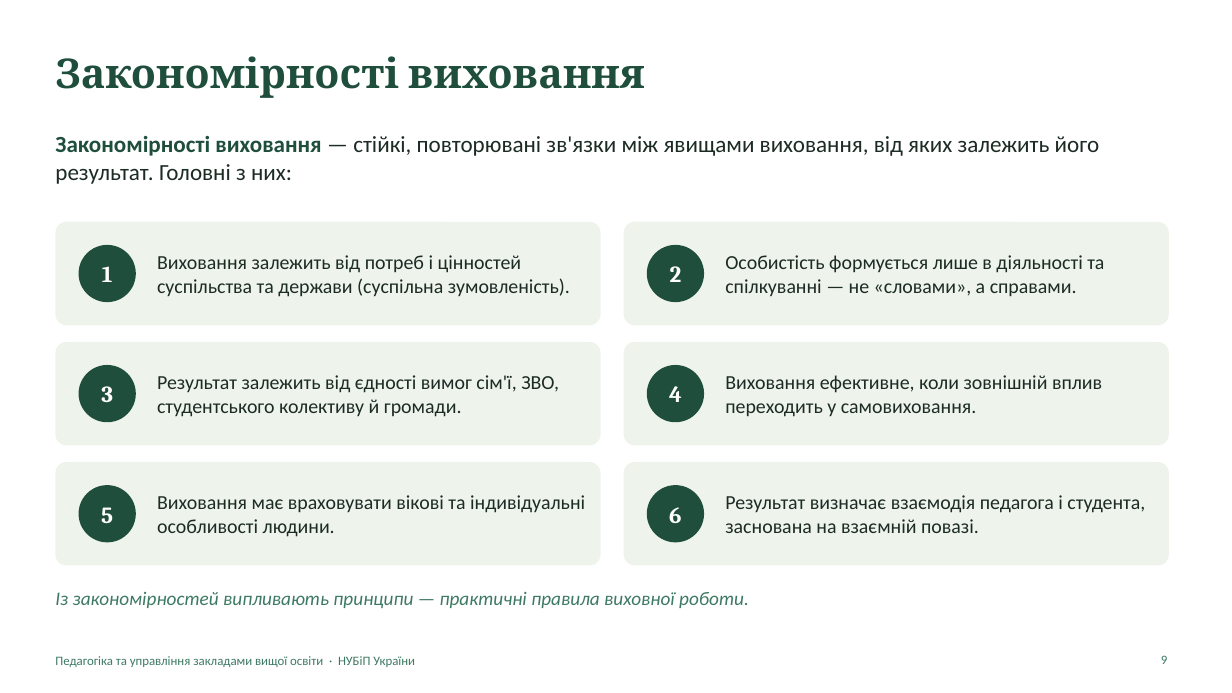
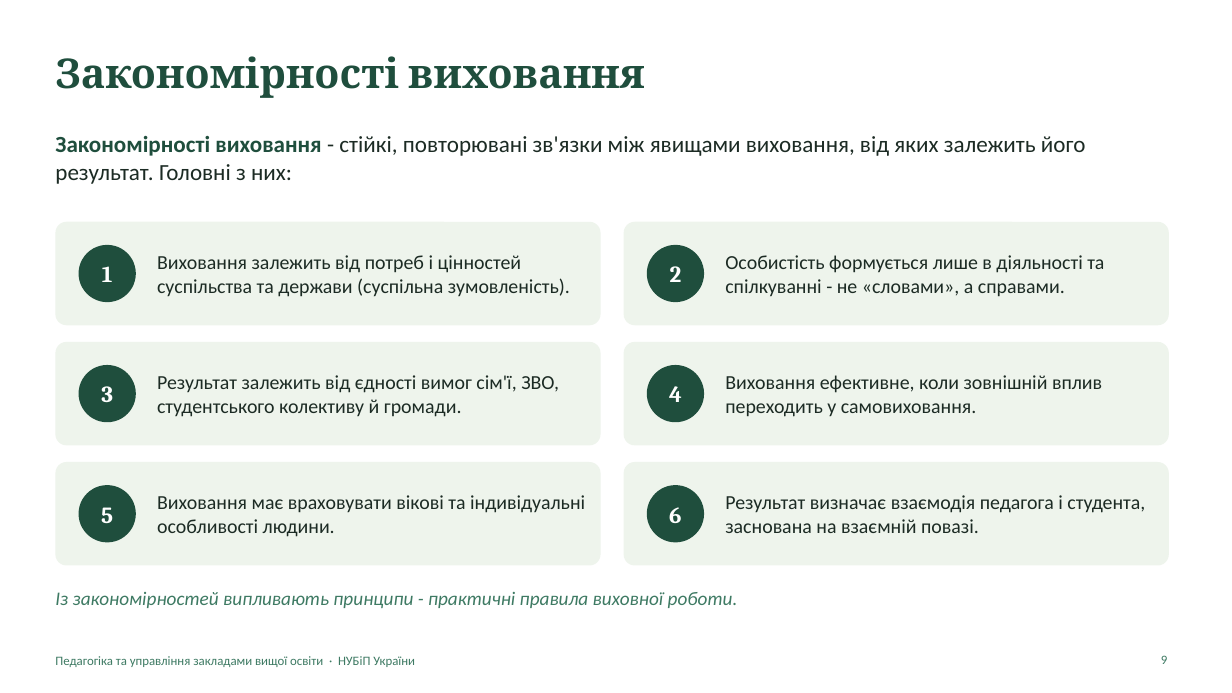
Before and after one commit to mzachepylo-png/kafedra, a slide deck: slide 9 of tmp/Vykhovannia_prezentatsiia.pptx. Drawn at 1232x693 pixels with LibreOffice and Linux fonts; fonts in the diff are those of the drawing. Boxes give left, top, right and bottom in pixels: in the first picture for what was removed or moved away, otherwise in the second. Text is boxed around its words. In the diff, an @@ line names an element or a change of style, - is before the commit and + after.

```diff
--- a/tmp/Vykhovannia_prezentatsiia.pptx
+++ b/tmp/Vykhovannia_prezentatsiia.pptx
@@ text at box(55, 136, 1086, 184): text changed @@
-Закономірності виховання — стійкі, повторювані зв'язки між явищами виховання, від яких залежить його результат. Головні з них:
+Закономірності виховання - стійкі, повторювані зв'язки між явищами виховання, від яких залежить його результат. Головні з них:
@@ text at box(725, 255, 1104, 297): text changed @@
-Особистість формується лише в діяльності та спілкуванні — не «словами», а справами.
+Особистість формується лише в діяльності та спілкуванні - не «словами», а справами.
@@ text at box(55, 592, 738, 608): text changed @@
-Із закономірностей випливають принципи — практичні правила виховної роботи.
+Із закономірностей випливають принципи - практичні правила виховної роботи.
```
Also in this commit, not shown: 11 other slides changed, 1 other file.
